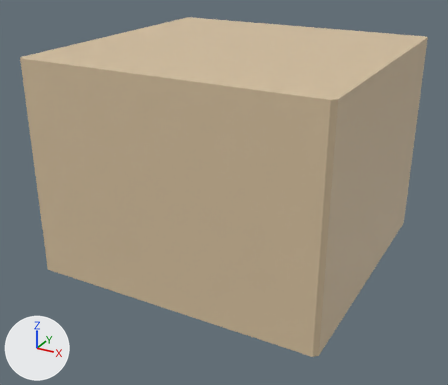
The glTF model docs/univers/archipeo/batiments/modeles/5e-batiment-scierie-de-rabot/loin-etape-1.glb, before and after one commit.
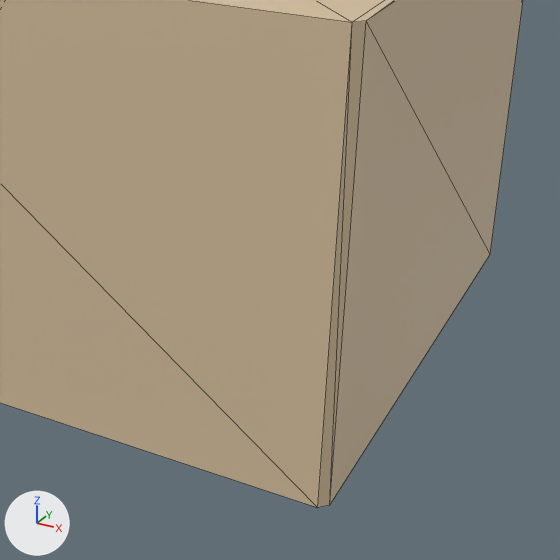
There are two pictures of each version: one whole from a camera (50 mm lens) standing at (0.617, -1.264, 0.761) and looking at (-0.039, -0.071, 0.165), one close up on the part from 32% to 98% of the width and 23% to 100% of the height. The axes (+X, +Y, +Z) are drawn at lower left. The lights are the same throughout. The first two pictures are the older version. The close-ups show mesh edges as thin lines. Vertices at exactly the same position are counted once.

The older version as bpy lines, for what is in view:
```python
me_loin = bpy.data.meshes.new('loin')
me_loin.from_pydata(...)  # 16 vertices, 22 faces; spans x -0.376..0.312, y -0.344..0.324, z 0.0..0.501
me_loin.materials.append(mat_defaultmaterial)
ob_loin = bpy.data.objects.new('loin', me_loin)
ob_loin.location = (0.0, 0.0, 0.0)
```
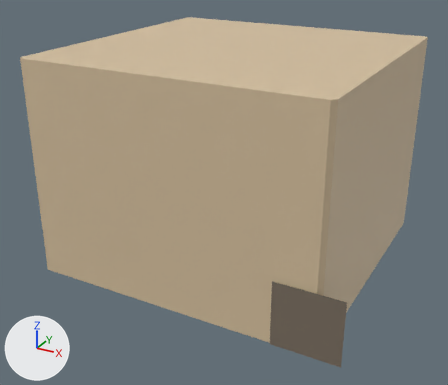
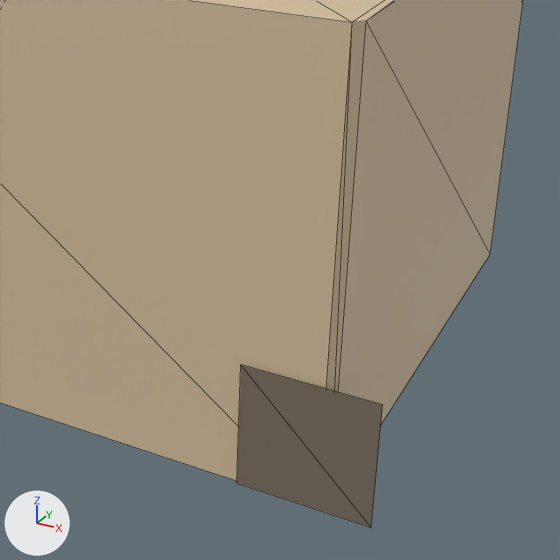
Location of each change, (x1, y1, x2, y2) in pixels of the close-ups (560 x 560 px):
```json
{"object": "loin", "change": "reshaped", "before": [0, 0, 523, 507], "after": [0, 0, 523, 527]}
{"part": 1, "of": "me_loin", "change": "added", "after": [237, 365, 383, 527], "on screen": "brown"}
```

Edits to the scene script, one JSON object a line:
```json
{"block": "me_loin", "where": "# used by ob_loin; location = (0.0, 0.0, 0.0)"}
{"block": "me_loin", "where": "# verts and faces of me_loin; kept vertices keep their numbers, new ones are numbered from 16"}
{"op": "remove", "block": "me_loin", "code": "me_loin.from_pydata(...)  # 16 vertices, 22 faces; spans x -0.376..0.312, y -0.344..0.324, z 0.0..0.501"}
{"op": "add", "block": "me_loin", "code": "me_loin.from_pydata(...)  # 20 vertices, 24 faces; spans x -0.376..0.36, y -0.347..0.324, z 0.0..0.501"}
{"block": "me_loin", "change": "me_loin part 1"}
{"op": "add", "block": "me_loin", "code": "verts[16] = (0.214, -0.347, 0.0)  # pixel (236, 483)"}
{"op": "add", "block": "me_loin", "code": "verts[17] = (0.36, -0.347, 0.0)  # pixel (371, 527)"}
{"op": "add", "block": "me_loin", "code": "verts[18] = (0.36, -0.347, 0.143)  # pixel (382, 404)"}
{"op": "add", "block": "me_loin", "code": "verts[19] = (0.214, -0.347, 0.143)  # pixel (240, 364)"}
{"op": "add", "block": "me_loin", "code": "faces += [(16, 17, 19), (17, 18, 19)]"}
```
